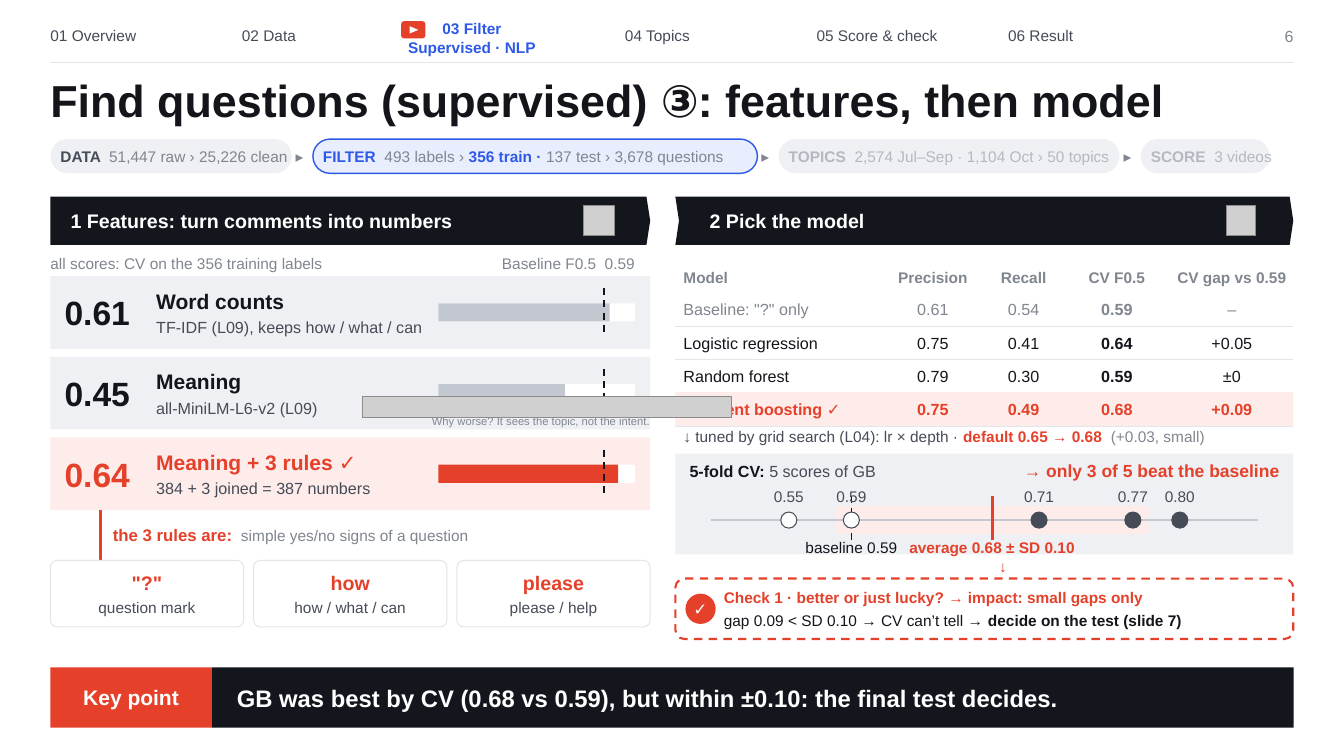
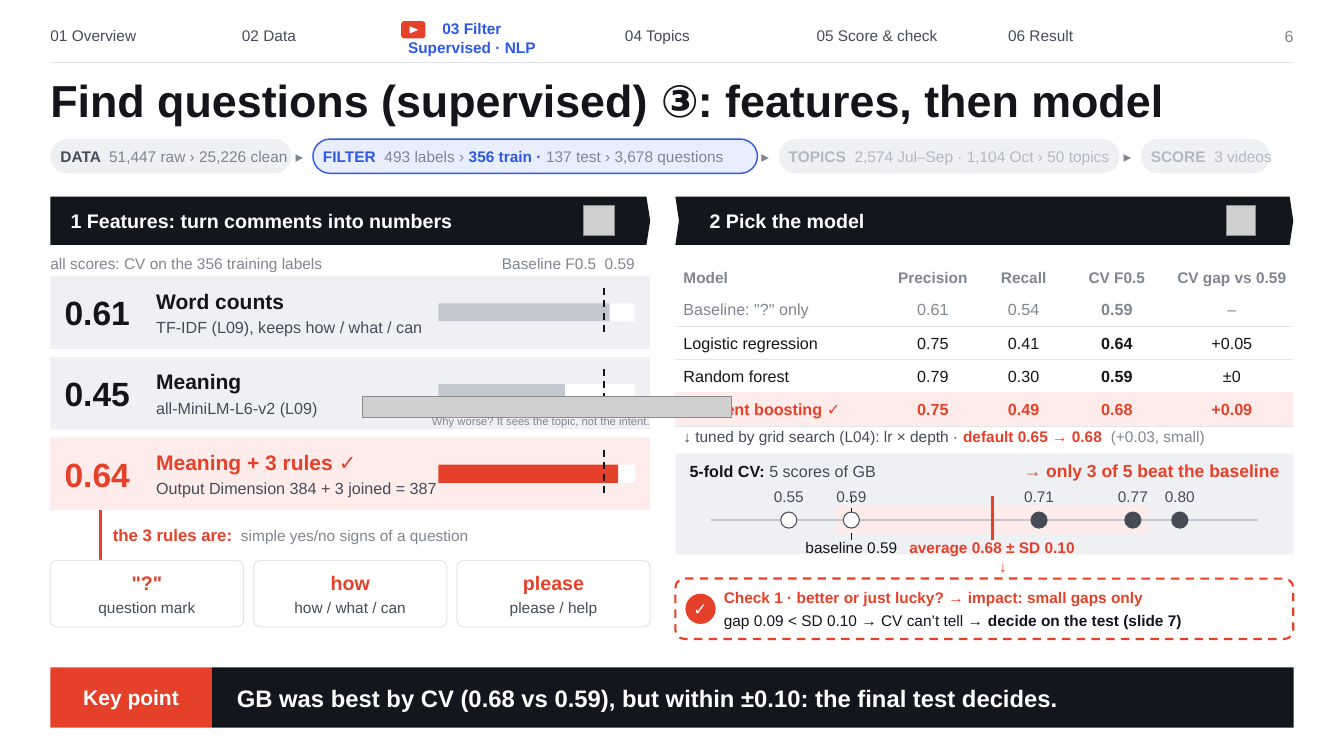
Before and after one commit to 85913286lcr/project3-Youtube-content-opportunity-finder-, a slide deck: slide 6 of slides/CongruiLiu_Project3_Content_Opportunity_Finder_1105_Final.pptx. Drawn at 1344x756 pixels with LibreOffice and Linux fonts; fonts in the diff are those of the drawing; grey boxes stand for pictures. Boxes give left, top, right and bottom in pixels: in the first picture for what was removed or moved away, otherwise in the second. Text is boxed around its words. In the diff, an @@ line names an element or a change of style, - is before the commit and + after.

Commit message:
Update final slides (5 Nov): latest edits

```diff
--- a/slides/CongruiLiu_Project3_Content_Opportunity_Finder_1105_Final.pptx
+++ b/slides/CongruiLiu_Project3_Content_Opportunity_Finder_1105_Final.pptx
@@ text at bbox=[156, 482, 437, 498]: text changed @@
-384 + 3 joined = 387 numbers
+Output Dimension 384 + 3 joined = 387
```
Also in this commit, not shown: 4 other slides changed, 1 other file.
